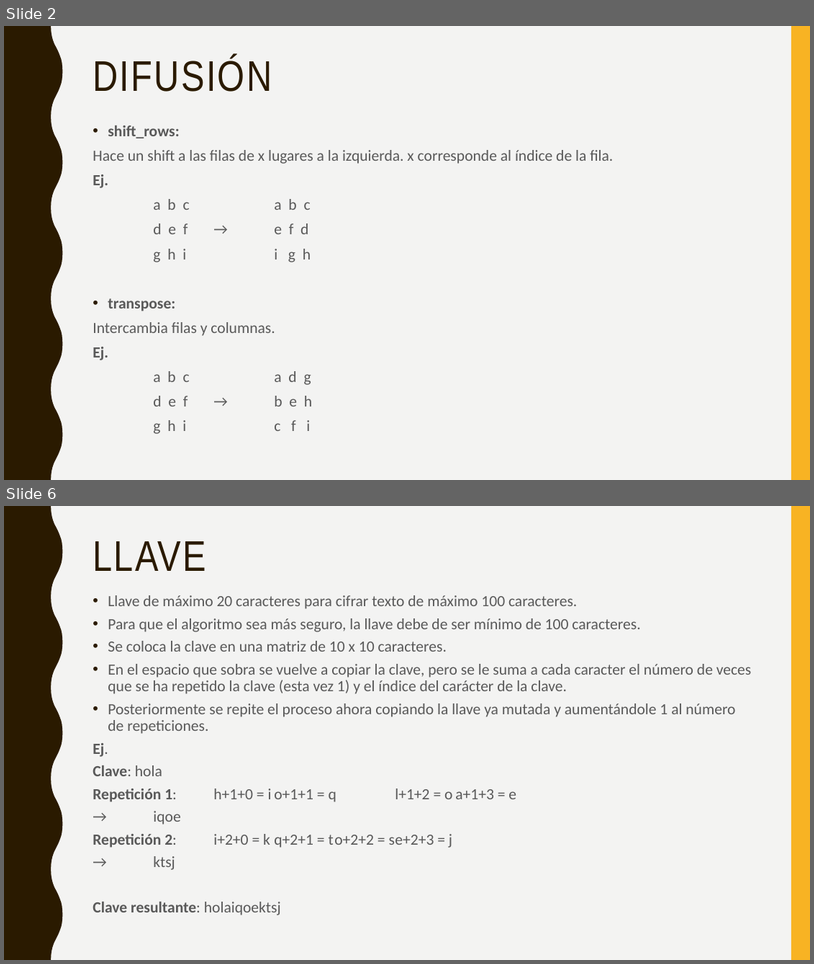
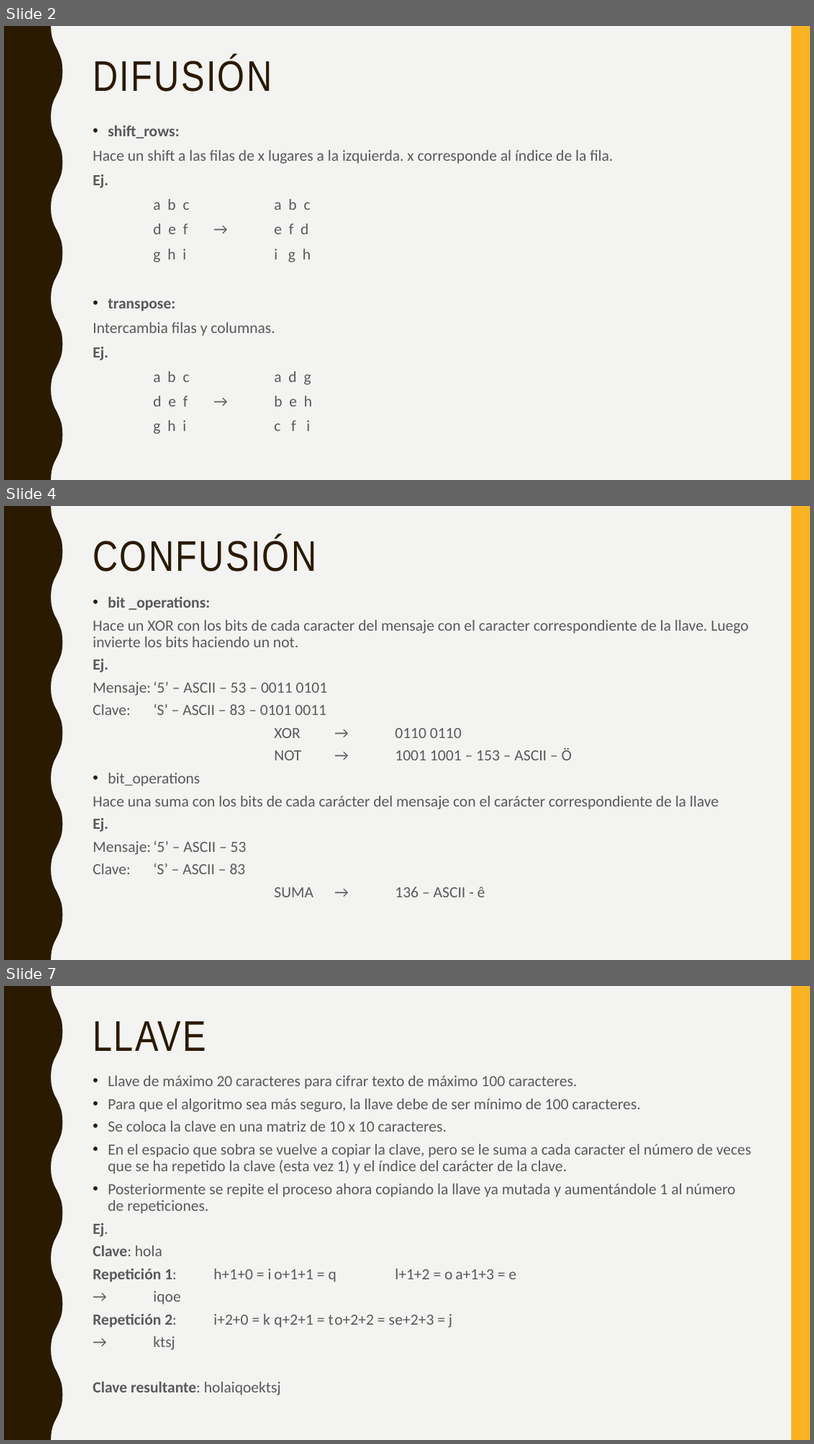
Before and after one commit to CelisIvan/CipherAlgorithm, a slide deck: algoritmo.pptx. Shown one above the other, each under a label of ours: slides 2 and 6 before the commit, slides 2, 4 and 7 after it; the slides between them are not shown. The pictures are 814x964 and 814x1444 pixels, drawn with LibreOffice and Linux fonts; fonts in the diff are those of the drawing. Boxes give left, top, right and bottom in pixels: in the first picture for what was removed or moved away, otherwise in the second. Text is boxed around its words. In the diff, an @@ line names an element or a change of style, - is before the commit and + after.

```diff
--- a/algoritmo.pptx
+++ b/algoritmo.pptx
@@ slide 4 added at [4,506,810,960], background #F3F3F2; not listed: 2 template elements that a slide beside it also shows @@
@@ title added at [93,536,316,572], 51 pt, text #2A1A00 @@
+CONFUSIÓN
@@ text added at [93,597,749,897], 18.5 pt, text #595959 @@
+• bit _operations:
+Hace un XOR con los bits de cada caracter del mensaje con el caracter correspondiente de la llave. Luego invierte los bits haciendo un not.
+Ej.
+Mensaje: ‘5’ – ASCII – 53 – 0011 0101
+Clave: ‘S’ – ASCII – 83 – 0101 0011
+XOR → 0110 0110
+NOT → 1001 1001 – 153 – ASCII – Ö
+• bit_operations
+Hace una suma con los bits de cada carácter del mensaje con el carácter correspondiente de la llave
+Ej.
+Mensaje: ‘5’ – ASCII – 53
+Clave: ‘S’ – ASCII – 83
+SUMA → 136 – ASCII - ê
@@ what was slide 6 is now slide 7 @@
```
Also in this commit, not shown: 3 slides changed.
